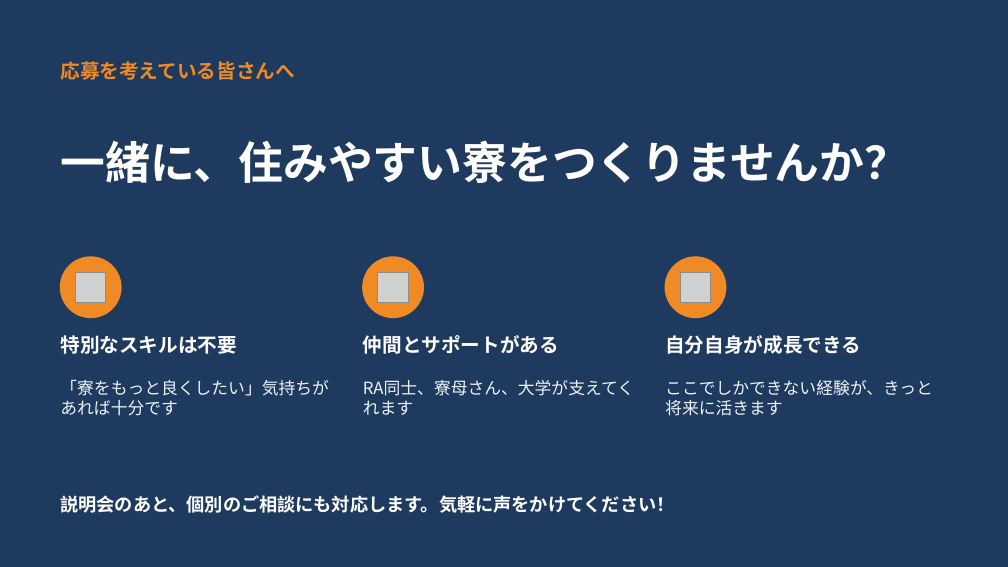
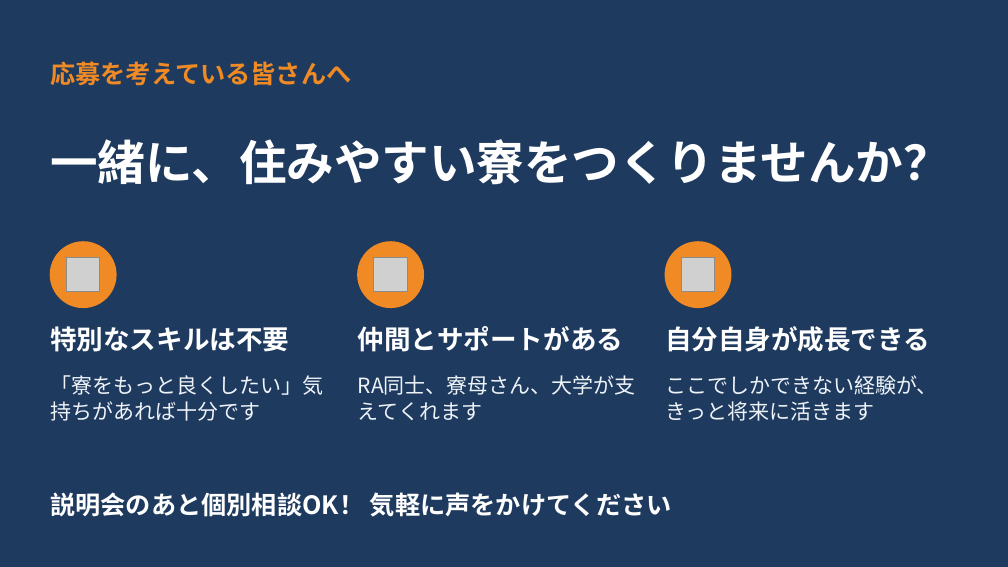
Before and after one commit to kouhiro09070305-create/-, a slide deck: slide 6 of RA募集説明会_RAプレゼン_20261023.pptx. Drawn at 1008x567 pixels with LibreOffice and Linux fonts; fonts in the diff are those of the drawing; grey boxes stand for pictures. Boxes give left, top, right and bottom in pixels: in the first picture for what was removed or moved away, otherwise in the second. Text is boxed around its words. In the diff, an @@ line names an element or a change of style, - is before the commit and + after.

```diff
--- a/RA募集説明会_RAプレゼン_20261023.pptx
+++ b/RA募集説明会_RAプレゼン_20261023.pptx
@@ text "応募を考えている皆さんへ": place and size @@
-text "応募を考えている皆さんへ" at (60,61,295,80)
+text "応募を考えている皆さんへ" at (50,61,351,86)
@@ text "応募を考えている皆さんへ" at (50,61,351,86): size 14 to 18 pt @@
@@ title "一緒に、住みやすい寮をつくりませんか？": place and size @@
-title "一緒に、住みやすい寮をつくりませんか？" at (60,140,909,183)
+title "一緒に、住みやすい寮をつくりませんか？" at (50,139,950,185)
@@ title "一緒に、住みやすい寮をつくりませんか？" at (50,139,950,185): size 32 to 34 pt @@
@@ ellipse: place and size @@
-ellipse at (60,257,121,318)
+ellipse at (50,242,116,307)
@@ picture: place and size @@
-picture at (76,272,106,302)
+picture at (67,258,100,291)
@@ ellipse: place and size @@
-ellipse at (363,257,423,318)
+ellipse at (358,242,423,307)
@@ picture: place and size @@
-picture at (378,272,408,302)
+picture at (374,258,407,291)
@@ ellipse: place and size @@
-ellipse at (665,257,726,318)
+ellipse at (665,242,731,307)
@@ picture: place and size @@
-picture at (680,272,711,302)
+picture at (681,258,715,291)
@@ text "特別なスキルは不要": place and size @@
-text "特別なスキルは不要" at (60,335,237,354)
+text "特別なスキルは不要" at (50,326,289,352)
@@ text "仲間とサポートがある": place and size @@
-text "仲間とサポートがある" at (363,335,559,354)
+text "仲間とサポートがある" at (358,326,623,352)
@@ size 14 to 19 pt in 3 elements at (50,326,289,352), (358,326,623,352), (665,326,930,352) @@
@@ text "自分自身が成長できる": place and size @@
-text "自分自身が成長できる" at (665,335,861,354)
+text "自分自身が成長できる" at (665,326,930,352)
@@ text "「寮をもっと良くしたい」気持ちがあれば十分です": place and size @@
-text "「寮をもっと良くしたい」気持ちがあれば十分です" at (60,380,329,416)
+text "「寮をもっと良くしたい」気持ちがあれば十分です" at (50,375,323,421)
@@ size 12 to 15 pt in 3 elements at (50,375,323,421), (358,375,636,420), (665,375,938,421) @@
@@ text at (50,492,672,517): text changed; size 13 to 18 pt @@
-説明会のあと、個別のご相談にも対応します。気軽に声をかけてください！
+説明会のあと個別相談OK！ 気軽に声をかけてください
```
Also in this commit, not shown: 5 other slides changed.
